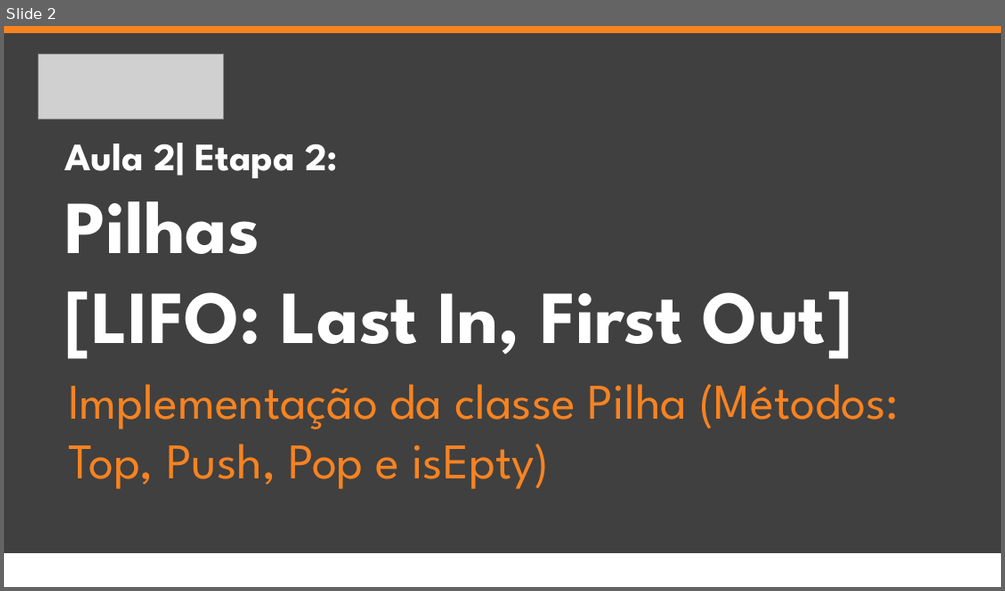
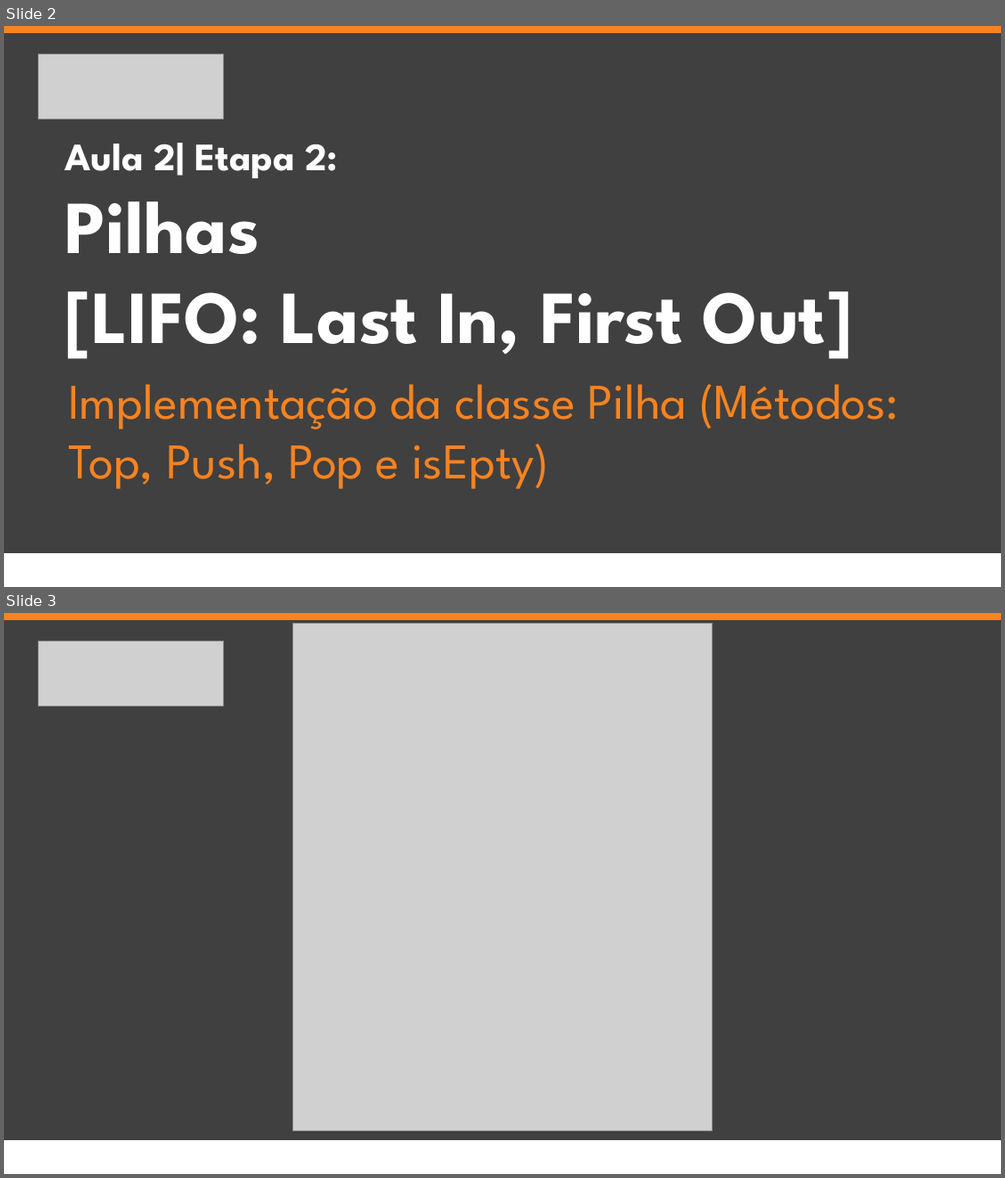
Before and after one commit to jrdutra/estruturaDeDadosJavaDio, a slide deck: apresentacoes/Aula2/Etapa2/Etapa2.pptx. Shown one above the other, each under a label of ours: slide 2 before the commit, slides 2 and 3 after it. The pictures are 1005x591 and 1005x1178 pixels, drawn with LibreOffice and Linux fonts; fonts in the diff are those of the drawing; grey boxes stand for pictures. Boxes give left, top, right and bottom in pixels: in the first picture for what was removed or moved away, otherwise in the second. Text is boxed around its words. In the diff, an @@ line names an element or a change of style, - is before the commit and + after.

```diff
--- a/apresentacoes/Aula2/Etapa2/Etapa2.pptx
+++ b/apresentacoes/Aula2/Etapa2/Etapa2.pptx
@@ slide 3 added at <box>4,613,1001,1174</box>, background #FFFFFF @@
@@ rectangle added at <box>4,616,1001,1170</box>, fill #404040, outline #404040 0.75 pt @@
@@ rectangle added at <box>4,613,1001,619</box>, fill #F78321, outline #F78321 0.75 pt @@
@@ picture added at <box>293,623,712,1130</box> @@
@@ picture added at <box>38,641,223,706</box> @@
@@ rectangle added at <box>4,1140,1001,1173</box>, fill #FFFFFF, outline #FFFFFF 0.75 pt @@
```
Also in this commit, not shown: 1 slide changed, 23 other files.
